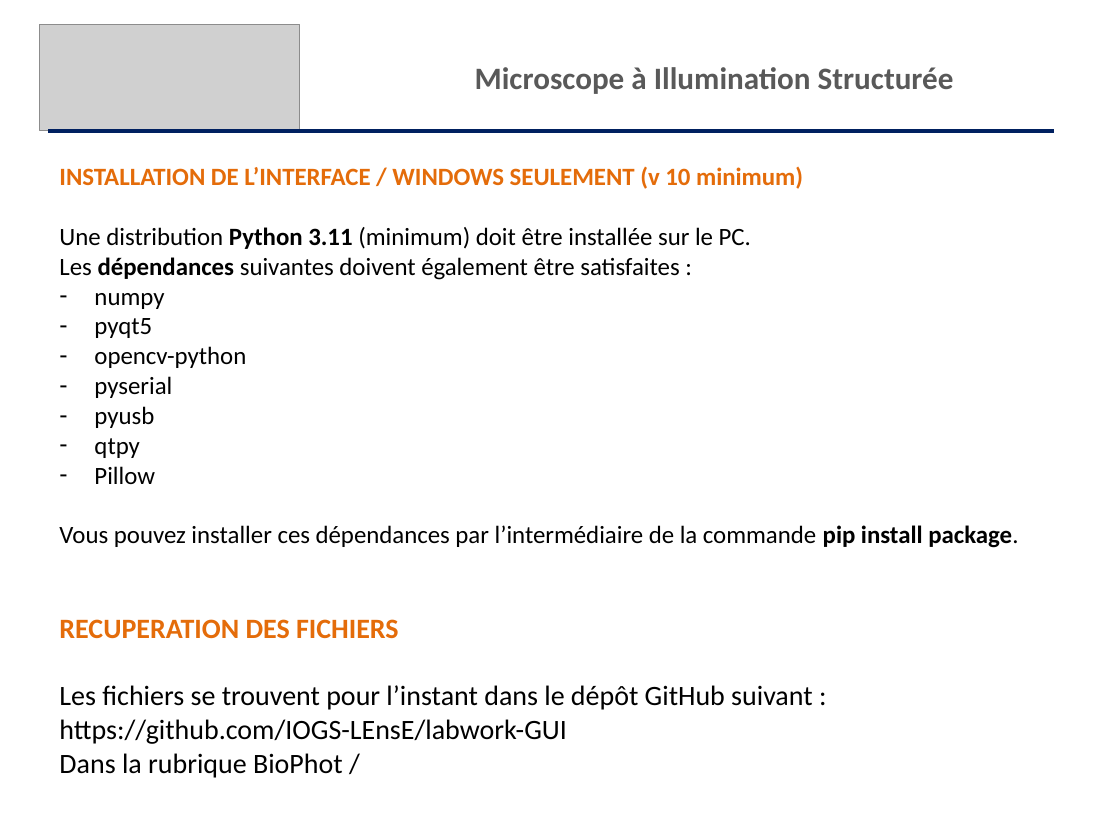
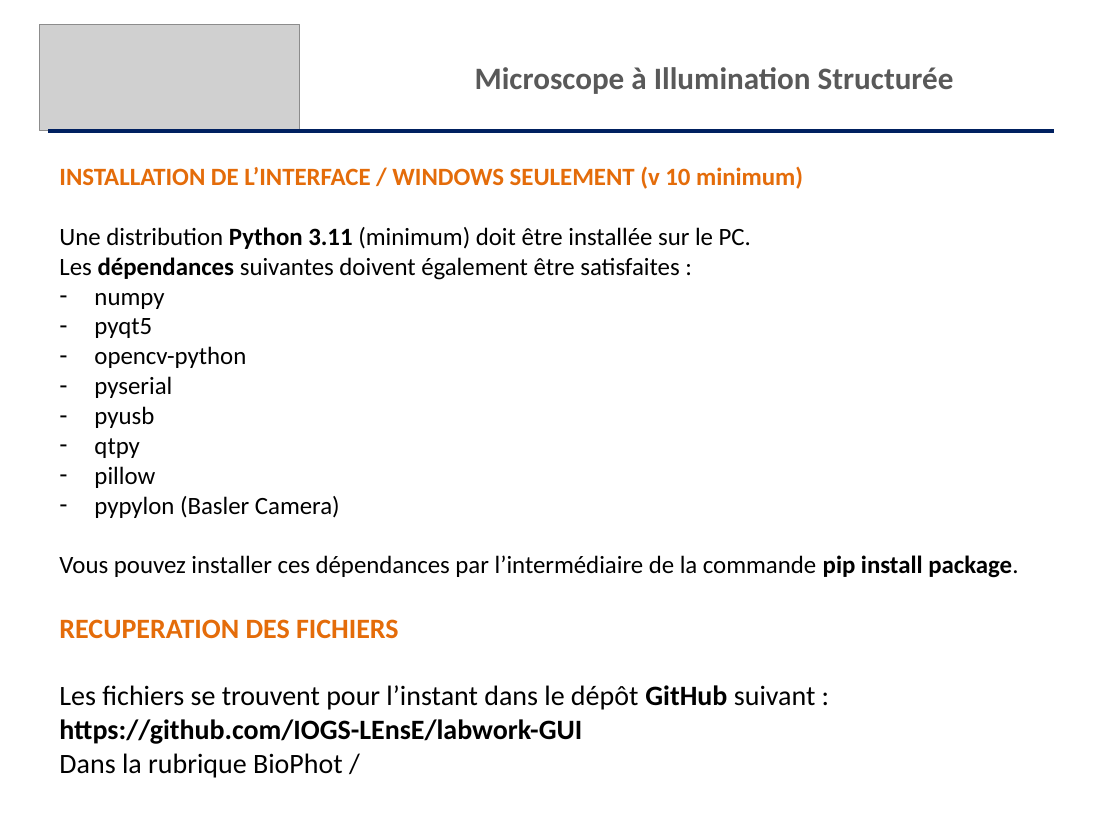
Before and after one commit to IOGS-LEnsE/labwork-GUI, a slide deck: slide 30 of BioPhot/Guide Utilisateur Interface.pptx. Drawn at 1120x840 pixels with LibreOffice and Linux fonts; fonts in the diff are those of the drawing; grey boxes stand for pictures. Boxes give left, top, right and bottom in pixels: in the first picture for what was removed or moved away, otherwise in the second. Text is boxed around its words. In the diff, an @@ line names an element or a change of style, - is before the commit and + after.

Commit message:
Update BIoPhot GUI for Basler Camera

```diff
--- a/BioPhot/Guide Utilisateur Interface.pptx
+++ b/BioPhot/Guide Utilisateur Interface.pptx
@@ text at (94,466,340,518): text changed @@
-– Pillow
+– pillow
+– pypylon (Basler Camera)
@@ text at (59,685,816,744): bold on in "GitHub https://github.com/IOGS-LEnsE/labwork-GUI" @@
```
Also in this commit, not shown: 23 other files.
